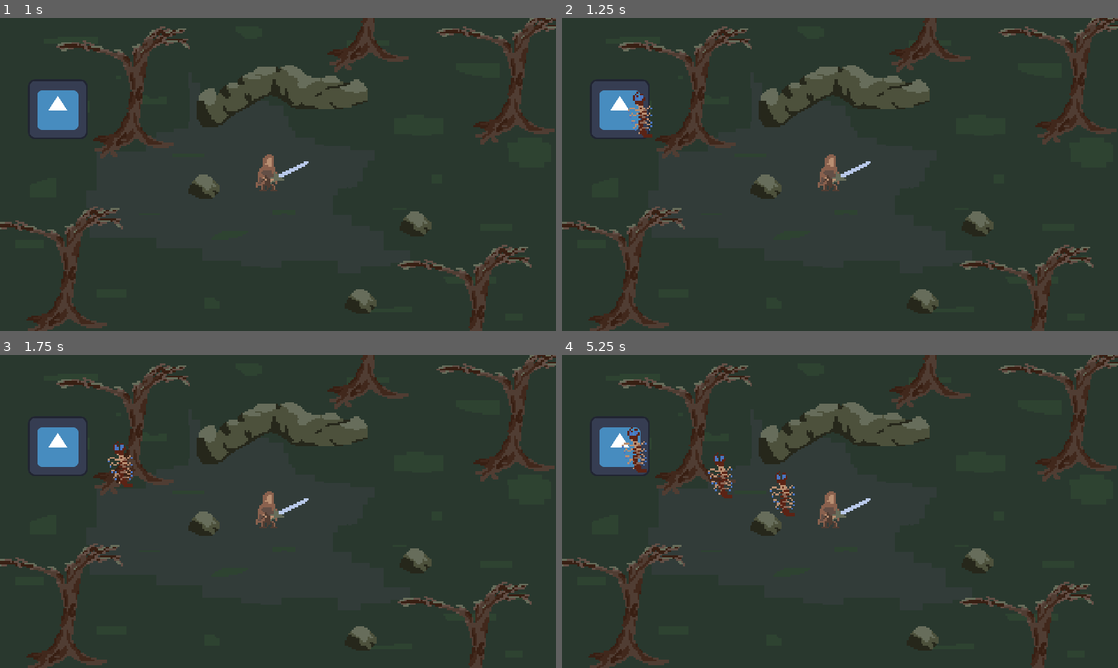
Above: before the commit, frames 1-4 (two rows, left to right).
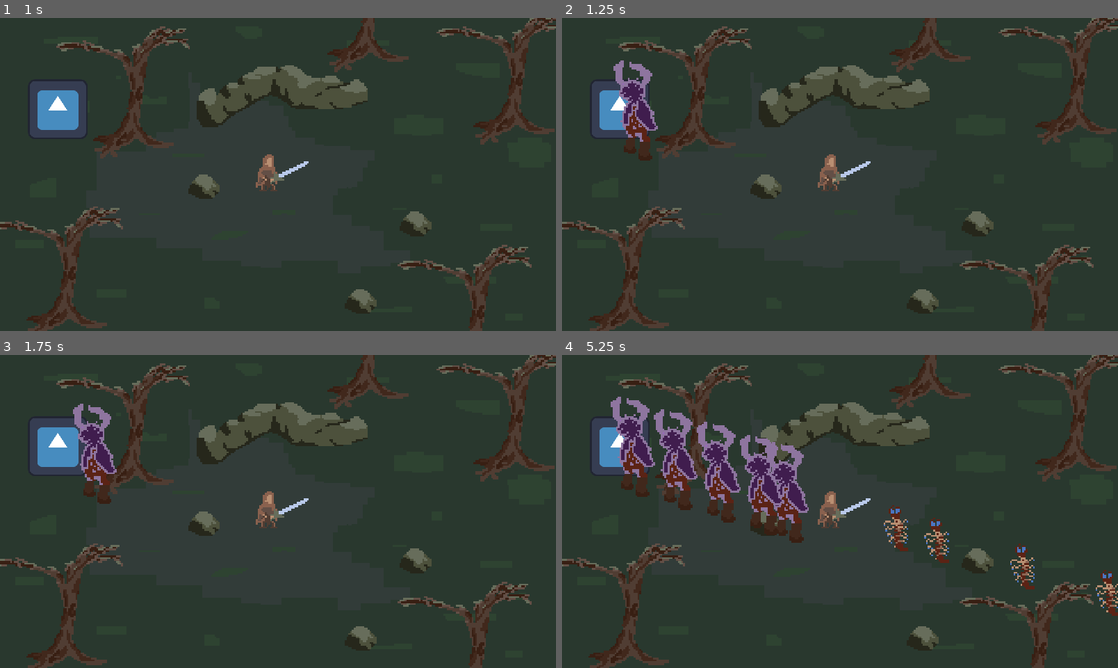
Above: after the commit, the same moments.

Repository: MrTrupen/vampires_idle
Game: Godot game, scene res://Scenes/main_scene.tscn
Same seed, same stepped clock (60 frames per second), same inputs: the game is played once before the commit and once after it. The engine's default icon, where the game draws it, is replaced by a stand-in: a white triangle on a blue panel in a dark square.
Inputs:
- Up to frame 1 (1 s): tap Enter at 0.5 s
- Up to frame 2 (1.25 s): no input
- Up to frame 3 (1.75 s): no input
- Up to frame 4 (5.25 s): no input

Frame 1 is identical in both runs. In frame 2, 1.2% of the frame differs, in the area x 9-18%, y 13-46%; in frame 3, 1.5%; in frame 4, 7.2%, in the area x 8-100%, y 13-84%.

Commit message:
Added spawners for testing

Diff:
--- a/Resources/deer.tres
+++ b/Resources/deer.tres
@@ -10,4 +10,4 @@
 health = 250
 damage = 125
 attack_cooldown = 2.0
-respawn_cooldown = 5.0
+respawn_cooldown = 1.0
--- a/Scenes/main_scene.tscn
+++ b/Scenes/main_scene.tscn
@@ -1,10 +1,12 @@
-[gd_scene load_steps=6 format=3 uid="uid://b87l5p0j3hb8i"]
+[gd_scene load_steps=8 format=3 uid="uid://b87l5p0j3hb8i"]
 
 [ext_resource type="Texture2D" uid="uid://d0qxjr8488fg2" path="res://Art/background.png" id="1_cgas4"]
 [ext_resource type="PackedScene" uid="uid://c4wki1k4wifjp" path="res://Scenes/monster.tscn" id="2_y8684"]
 [ext_resource type="Resource" uid="uid://j5u02eb8rfjv" path="res://Resources/bug.tres" id="3_jf1yb"]
 [ext_resource type="PackedScene" uid="uid://cuwn4otagtavs" path="res://Scenes/hero.tscn" id="3_xmc1g"]
+[ext_resource type="Resource" uid="uid://cjsomurxvfcpw" path="res://Resources/deer.tres" id="4_oe0yq"]
 [ext_resource type="PackedScene" uid="uid://dfcbp5mounuwp" path="res://Scenes/spawner.tscn" id="5_fdk3j"]
+[ext_resource type="Resource" uid="uid://b8us4cg8sycim" path="res://Resources/flesh_golem.tres" id="7_0j2qv"]
 
 [node name="MainScene" type="Node2D"]
 
@@ -19,7 +21,17 @@
 unique_name_in_owner = true
 monitoring = false
 
-[node name="Spawner" parent="." instance=ExtResource("5_fdk3j")]
+[node name="Spawner_deer" parent="." instance=ExtResource("5_fdk3j")]
 position = Vector2(-125, -37)
+monster_data = ExtResource("4_oe0yq")
+monster_template = ExtResource("2_y8684")
+
+[node name="Spawner_bug" parent="." instance=ExtResource("5_fdk3j")]
+position = Vector2(210, 64)
 monster_data = ExtResource("3_jf1yb")
 monster_template = ExtResource("2_y8684")
+
+[node name="Spawner_golem" parent="." instance=ExtResource("5_fdk3j")]
+position = Vector2(-214, 85)
+monster_data = ExtResource("7_0j2qv")
+monster_template = ExtResource("2_y8684")
